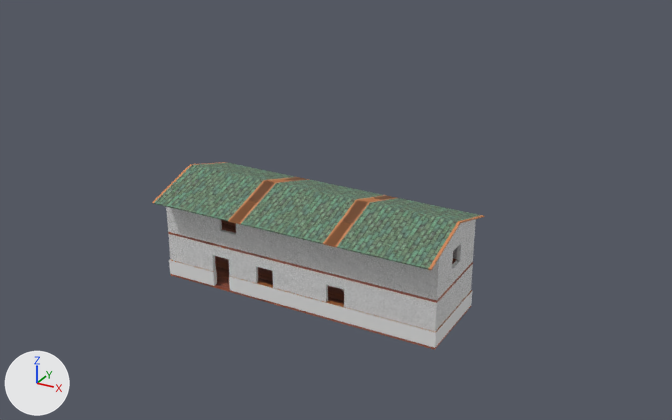
Two versions of the FBX model Baú -Modelos_3D/Cenários/Floresta/Mansao_Fazenda.fbx, one commit apart.
Both versions are drawn from a 50 mm camera at (18.2, -31.5, 19.8) aimed at (1.0, -0.2, 4.2). The axes (+X, +Y, +Z) are drawn at lower left. The lights are the same throughout. Where no turn or scale is listed for an object, it has been applied to the vertices.

In view in the first picture: 'Parede', 'Parede.002', 'Parede.004', 'Parede.005', 'Parede.006', 'Parede.008', 'Parede.011', 'Piso', 'Piso.001', 'Teto_Calhas.000', 'Teto_Calhas.001'.
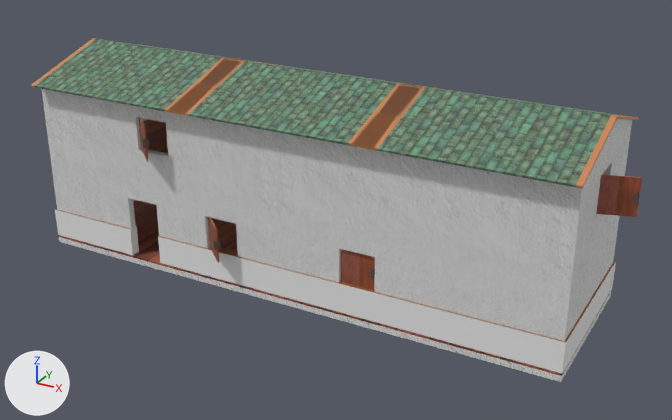
Where the newer file only moved an object's origin or applied its transform, the numbers keep the older frame.

Pixel boxes [x1, y1, x2, y2] of what changed, in the pictures (672 x 420 px):
'Teto_Calhas.001', moved, rescaled (89% wider, 42% taller): before [152, 164, 461, 270]; after [31, 38, 617, 189]
'Parede.011', moved, rescaled: before [295, 238, 439, 300]; after [278, 133, 581, 277]
'Parede.005', moved, rescaled (105% wider, 100% taller): before [296, 267, 436, 346]; after [278, 211, 566, 370]
'Parede', moved, rescaled: before [169, 207, 292, 263]; after [46, 90, 274, 209]
'Parede.002', moved, rescaled (80% wider, 84% taller): before [171, 235, 293, 308]; after [55, 159, 275, 294]
'Piso', reshaped, moved, rescaled (83% wider, 95% taller): before [170, 256, 471, 349]; after [58, 200, 611, 382]
'Parede.006', moved, rescaled (56% wider, 87% taller): before [429, 264, 473, 348]; after [550, 215, 619, 373]
'Parede.008', moved, rescaled (55% wider, 94% taller): before [437, 219, 476, 300]; after [571, 119, 632, 277]
'Teto_Calhas.000', moved, rescaled (86% wider, 32% taller): before [191, 162, 484, 223]; after [92, 39, 638, 120]
'Janela.005', added (brown): after [596, 175, 642, 217]
'Piso.001', reshaped, moved, rescaled: before [168, 220, 473, 303]; after [143, 119, 168, 154]
'Janela.001', added (brown): after [340, 249, 375, 290]
'Parede.007', moved, rescaled: before [292, 237, 296, 264]; after [271, 131, 280, 210]
'Parede.004', moved, rescaled: before [168, 234, 174, 275]; after [51, 158, 134, 237]
'Parede.009', moved, rescaled: before [166, 207, 171, 232]; after [42, 89, 148, 159]
'Janela', added: after [208, 217, 220, 263]
'Janela.002', added: after [139, 117, 149, 162]
'Parede.000', moved, rescaled (100% wider, 89% taller): before [469, 290, 472, 307]; after [609, 261, 616, 294]
part 2 of me_plane_003, deleted (brown): before [170, 256, 471, 349]
part 3 of me_plane_003, added: after [58, 200, 611, 382]

What changed in the scene script:
```text
Change me_plane_005:
    used by ob_piso_001; location = (-3.6, 0.08, 2.12); scale = (3.68, 1.95, 1.17)
    remove me_plane_005.from_pydata(...)  # 38 vertices, 34 faces; spans x -0.82..2.72, y -1.03..0.94, z -0.08..0.01
    add me_plane_005.from_pydata(...)  # 24 vertices, 20 faces; spans x -6.65..6.44, y -1.95..1.94, z -0.19..0.0
    me_plane_005 part 1: the whole mesh is rebuilt
Change me_plane_003:
    used by ob_piso; location = (-3.62, 0.08, 0.03); scale = (3.7, 1.99, 1.0)
    remove me_plane_003.from_pydata(...)  # 18 vertices, 16 faces; spans x -0.82..2.72, y -1.03..0.94, z -0.08..0.0
    add me_plane_003.from_pydata(...)  # 12 vertices, 10 faces; spans x -6.65..6.43, y -1.96..1.94, z -0.19..0.0
    me_plane_003 part 2: 18 vertices removed from x -0.82..2.72, y -1.03..0.94, z -0.08..0.0
    me_plane_003 part 3: 12 vertices added at x -6.65..6.43, y -1.96..1.94, z -0.19..0.0
    remove me_plane_003.materials.append(mat_material_005)  # brown #8a6247
    add me_plane_003.materials.append(mat_parede_estilizada)  # picture img_parede_grafiato_jpg
Change ob_parede_000:
    ob_parede_000.location: (3.21, 1.82, 1.03) -> (5.99, 3.44, 3.21)
    ob_parede_000.scale: (-0.08, -3.17, -1.0) -> (-0.145, -5.75, -1.81)
Change ob_teto_calhas_000:
    ob_teto_calhas_000.location: (-4.59, 1.36, 4.29) -> (-8.15, 2.04, 9.23)
    ob_teto_calhas_000.scale: (2.05, 1.45, 0.025) -> (3.71, 2.1, 0.0446)
Change ob_parede_002:
    ob_parede_002.location: (-3.29, -1.84, 1.03) -> (-5.8, -3.19, 3.21)
    ob_parede_002.scale: (-0.08, -3.17, -1.0) -> (-0.145, -5.75, -1.81)
Change ob_parede_009:
    ob_parede_009.location: (-6.54, -0.01, 3.12) -> (-11.68, 0.12, 6.99)
    ob_parede_009.scale: (-0.08, -1.91, -1.0) -> (-0.145, -3.46, -1.81)
Change ob_parede_005:
    ob_parede_005.location: (3.21, -1.84, 1.03) -> (5.99, -3.19, 3.21)
    ob_parede_005.scale: (-0.08, -3.17, -1.0) -> (-0.145, -5.75, -1.81)
Change ob_piso_001:
    ob_piso_001.location: (-3.6, 0.08, 2.12) -> (0.17, 0.14, 5.19)
    ob_piso_001.scale: (3.68, 1.95, 1.17) -> (1.79, 1.78, 1.81)
Change ob_teto_calhas_001:
    ob_teto_calhas_001.location: (-4.59, -1.41, 4.29) -> (-8.15, -1.86, 9.23)
    ob_teto_calhas_001.scale: (2.05, 1.45, 0.025) -> (3.71, 2.1, 0.0446)
Change ob_parede_004:
    ob_parede_004.location: (-6.54, -0.01, 1.03) -> (-11.68, 0.12, 3.21)
    ob_parede_004.scale: (-0.08, -1.91, -1.0) -> (-0.145, -3.46, -1.81)
Change ob_parede:
    ob_parede.location: (-3.29, -1.84, 3.12) -> (-5.8, -3.19, 6.99)
    ob_parede.scale: (0.08, 3.17, 1.0) -> (0.145, 5.75, 1.81)
Change ob_parede_006:
    ob_parede_006.location: (6.32, -0.01, 1.03) -> (11.62, 0.12, 3.21)
    ob_parede_006.scale: (-0.08, -1.91, -1.0) -> (-0.145, -3.46, -1.81)
Change ob_parede_011:
    ob_parede_011.location: (3.21, -1.84, 3.12) -> (5.99, -3.19, 6.99)
    ob_parede_011.scale: (0.08, 3.17, 1.0) -> (0.145, 5.75, 1.81)
Change ob_parede_008:
    ob_parede_008.location: (6.32, -0.01, 3.12) -> (11.62, 0.12, 6.99)
    ob_parede_008.scale: (-0.08, -1.91, -1.0) -> (-0.145, -3.46, -1.81)
Change ob_parede_007:
    ob_parede_007.location: (-0.04, -0.01, 3.12) -> (0.1, 0.12, 6.99)
    ob_parede_007.scale: (-0.08, -1.91, -1.0) -> (-0.145, -3.46, -1.81)
Change ob_piso:
    ob_piso.location: (-3.62, 0.08, 0.03) -> (0.17, 0.14, 1.38)
    ob_piso.scale: (3.7, 1.99, 1.0) -> (1.81, 1.81, 1.81)
Add ob_janela_005:
    ob_janela_005 = bpy.data.objects.new('Janela.005', me_cube_017)  # 76 vertices, 71 faces; spans x -0.78..0.74, y -0.27..0.32, z -0.74..0.74; in mat_tabuas_madeira (picture img_textura_tabuas_madeira_escura_jpeg), mat_escada (dark grey #4e4e4e), mat_material_001 (yellow #e7c74c)
    ob_janela_005.location = (12.32, -0.47, 7.19)
Add ob_janela_002:
    ob_janela_002 = bpy.data.objects.new('Janela.002', me_cube_010)  # 76 vertices, 71 faces; spans x -0.618..0.59, y -0.545..0.566, z -0.736..0.736; in mat_tabuas_madeira (picture img_textura_tabuas_madeira_escura_jpeg), mat_escada (dark grey #4e4e4e), mat_material_001 (yellow #e7c74c)
    ob_janela_002.location = (-6.05, -3.67, 7.19)
Add ob_janela:
    ob_janela = bpy.data.objects.new('Janela', me_cube_010.copy())
    ob_janela.location = (-2.79, -3.67, 3.4)
Add ob_janela_001:
    ob_janela_001 = bpy.data.objects.new('Janela.001', me_cube_009)  # 76 vertices, 71 faces; spans x -0.82..0.77, y -0.14..0.13, z -0.74..0.74; in mat_tabuas_madeira (picture img_textura_tabuas_madeira_escura_jpeg), mat_escada (dark grey #4e4e4e), mat_material_001 (yellow #e7c74c)
    ob_janela_001.location = (3.66, -3.21, 3.4)
```
